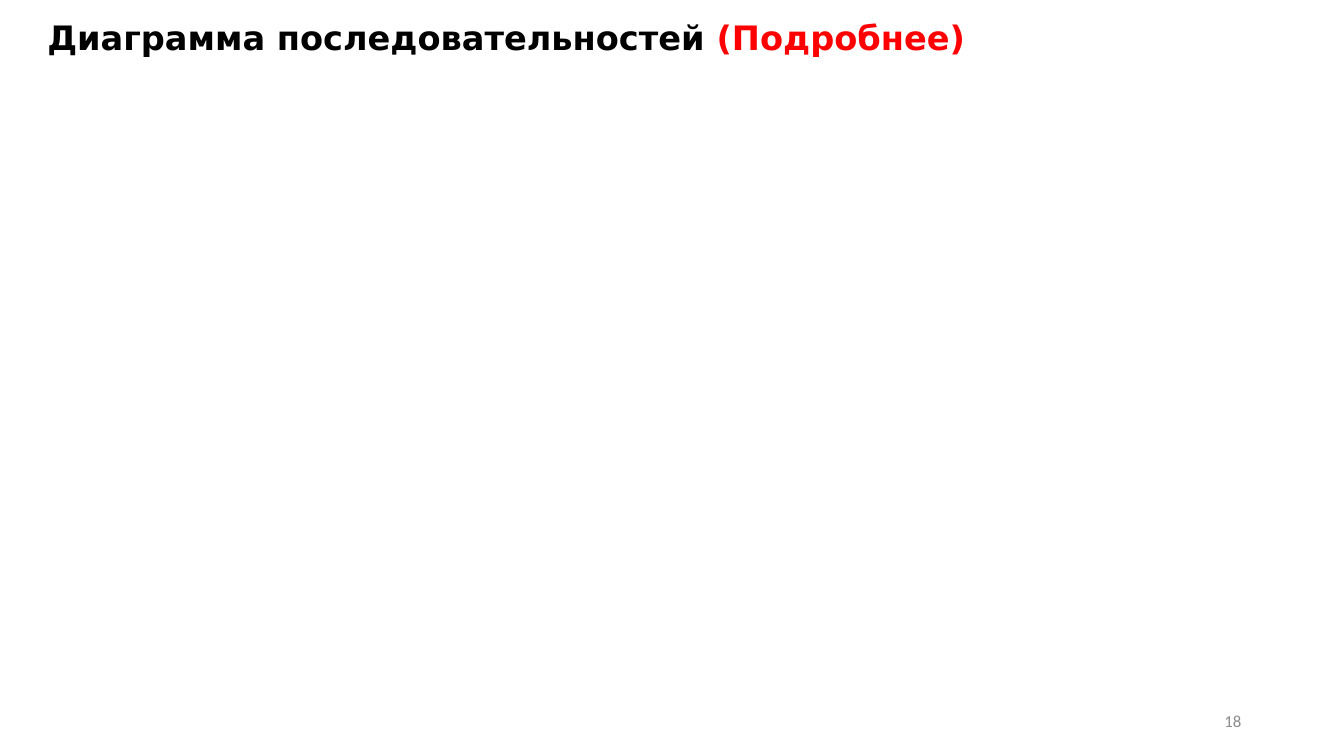
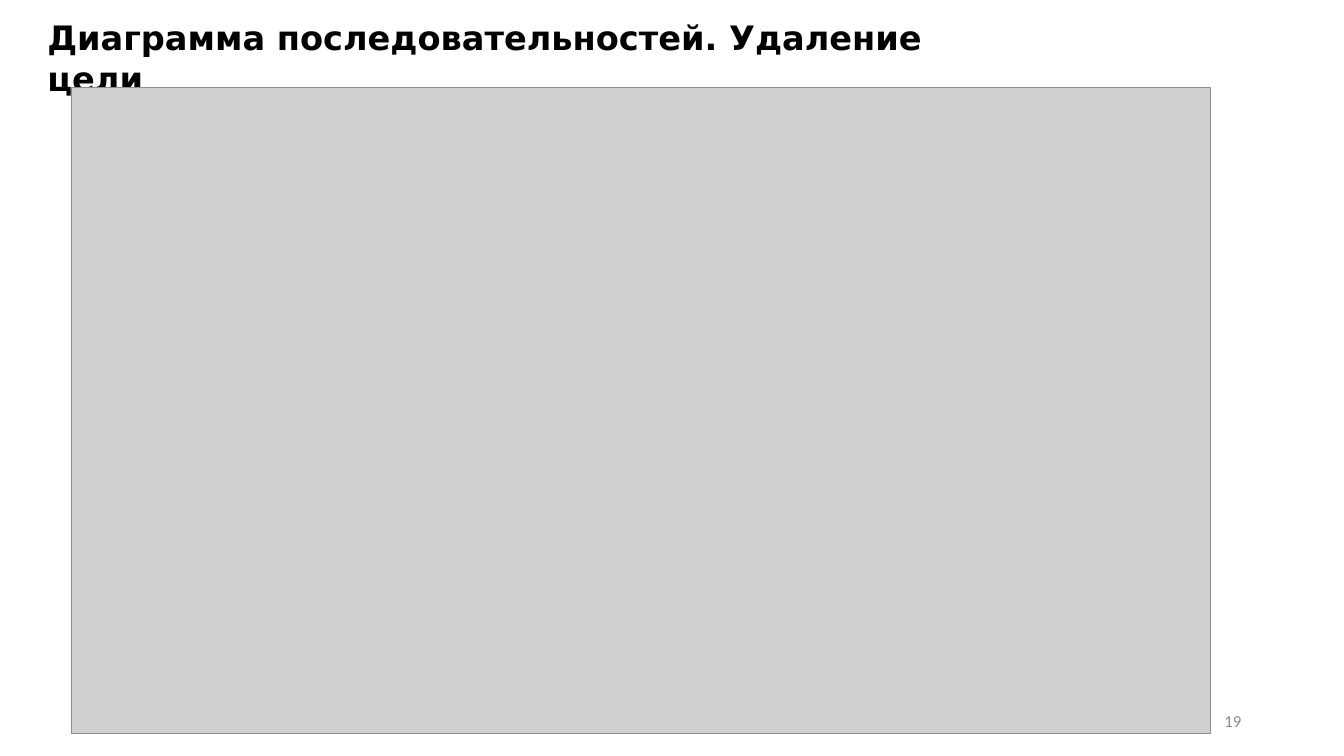
Before and after one commit to nans1996/GAR, a slide deck: slide 19 of ПРИ115-РПС-КП_03.pptx (slide 18 before the commit). Drawn at 1344x756 pixels with LibreOffice and Linux fonts; fonts in the diff are those of the drawing; grey boxes stand for pictures. Boxes give left, top, right and bottom in pixels: in the first picture for what was removed or moved away, otherwise in the second. Text is boxed around its words. In the diff, an @@ line names an element or a change of style, - is before the commit and + after.

```diff
--- a/ПРИ115-РПС-КП_03.pptx
+++ b/ПРИ115-РПС-КП_03.pptx
@@ text at box(47, 24, 922, 98): text changed @@
-Диаграмма последовательностей (Подробнее)
+Диаграмма последовательностей. Удаление цели
@@ picture added at box(72, 88, 1211, 733) @@
@@ page number at box(1224, 716, 1241, 727): text changed @@
-18
+19
```
Also in this commit, not shown: 2 other slides changed, 1 slide added.
